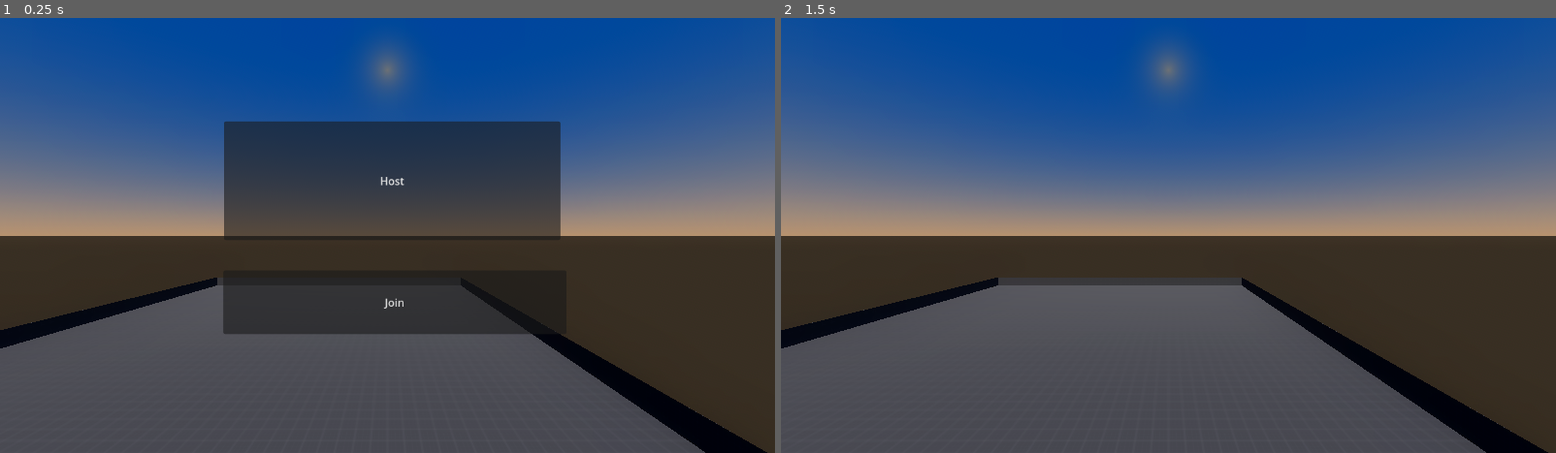
Above: before the commit, frames 1-2 (left to right).
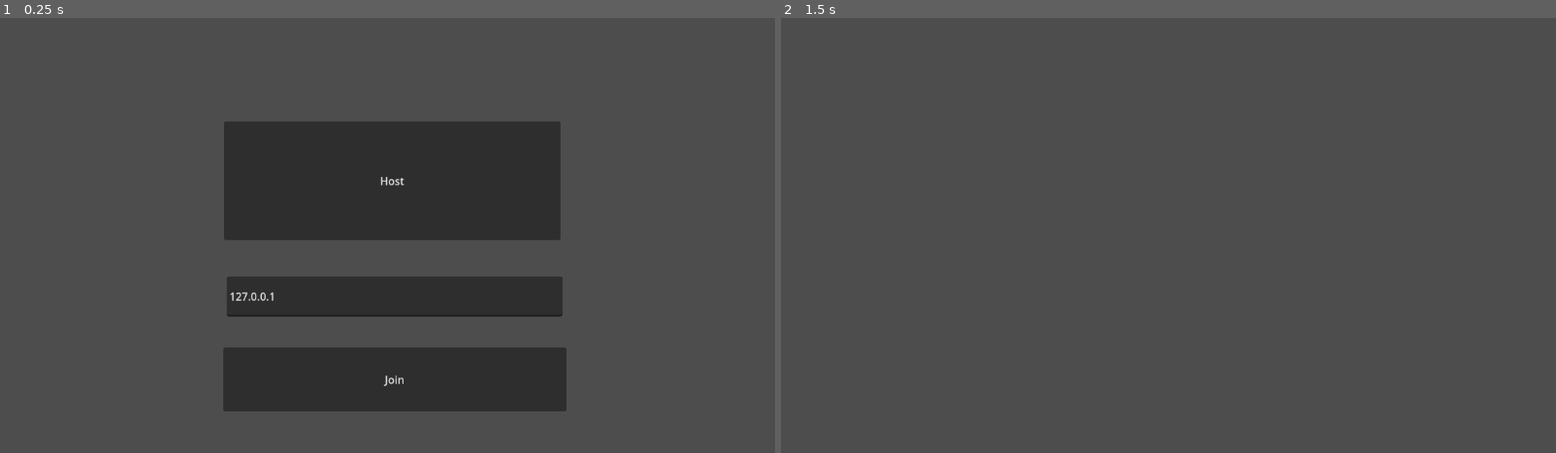
Above: after the commit, the same moments.

Repository: NoxLoveYa/Fire-Racer
Game: Godot game, scene res://Main.tscn
Two runs of this game, one before a commit and one after it. Both use one fixed random seed, a clock stepped at 60 frames per second and the inputs below.
Inputs:
- Up to frame 1 (0.25 s): no input
- Up to frame 2 (1.5 s): click "Join" at 0.5 s; tap Enter at 1.25 s; hold D (Turn Right) from 1.28 s (still down)

The runs differ from the first frame. In frame 1, 76% of the frame differs, in the area x 0-100%, y 0-100%; in frame 2, 72%.

Commit message:
[ADDED] full working players but fire broken

Diff:
--- a/Fire.tscn
+++ b/Fire.tscn
@@ -101,6 +101,23 @@
 
 [sub_resource type="QuadMesh" id="QuadMesh_347xb"]
 
+[sub_resource type="SceneReplicationConfig" id="SceneReplicationConfig_as3a7"]
+properties/0/path = NodePath("Fire:position")
+properties/0/spawn = true
+properties/0/replication_mode = 1
+properties/1/path = NodePath("Fire/StaticFlame:position")
+properties/1/spawn = true
+properties/1/replication_mode = 1
+properties/2/path = NodePath("Fire/Flames:position")
+properties/2/spawn = true
+properties/2/replication_mode = 1
+properties/3/path = NodePath("Fire/Smoke:position")
+properties/3/spawn = true
+properties/3/replication_mode = 1
+properties/4/path = NodePath("Fire/ParticulesFloating:position")
+properties/4/spawn = true
+properties/4/replication_mode = 1
+
 [node name="SceneRoot" type="Node3D"]
 
 [node name="World" type="Node" parent="."]
@@ -148,3 +165,6 @@
 lifetime = 2.0
 process_material = SubResource("ParticleProcessMaterial_jo10f")
 draw_pass_1 = SubResource("QuadMesh_347xb")
+
+[node name="MultiplayerSynchronizer" type="MultiplayerSynchronizer" parent="."]
+replication_config = SubResource("SceneReplicationConfig_as3a7")
--- a/FireMode.gd
+++ b/FireMode.gd
@@ -8,25 +8,27 @@
 @export var immunity_time: float = 4.5
 
 @export var player_scene: PackedScene
+@export var fire_scene: PackedScene
+
+var started = false
 
 ## The player that holds the flame
+var fire_instance: Node3D = null
 var fire_player: Node3D = null
-
-var fire = null
 
 # Called when the node enters the scene tree for the first time.
 func _ready():
-	fire = $Fire
 	pass # Replace with function body.
 
 # Called every frame. 'delta' is the elapsed time since the previous frame.
 func _process(_delta):
-	if fire_player == null:
-		fire.position = Vector3(0, -100, 0)
-	#else:
-		#fire.position = fire_player.position + get_node(fire_player.name + "/Player").position + Vector3(0, 1.5, 0)
-	pass
-
+	if not started or not multiplayer.is_server():
+		return
+	if (fire_instance == null):
+		fire_instance = $"fire"
+	if (not fire_player):
+		fire_player = $"1"
+	fire_instance.position = fire_player.position + Vector3(0, 1, 0)
 
 # Multiplayer
 var peer = ENetMultiplayerPeer.new()
@@ -37,16 +39,21 @@
 	multiplayer.peer_connected.connect(add_player)
 	add_player()
 	$CanvasLayer.hide()
+	started = true
 
 func _on_join_pressed():
-	peer.create_client("127.0.0.1", 1027)
+	peer.create_client($"CanvasLayer/IpEdit".text, 1027)
 	multiplayer.multiplayer_peer = peer
 	$CanvasLayer.hide()
 
 func add_player(id = 1):
-	var test = player_scene.instantiate()
-	test.name = str(id)
-	call_deferred("add_child", test)
+	var player = player_scene.instantiate()
+	player.name = str(id)
+	call_deferred("add_child", player)
+	var fire = fire_scene.instantiate()
+	fire.set_multiplayer_authority(1)
+	fire.name = "fire"
+	call_deferred("add_child", fire, true)
 
 func exit_game(id):
 	multiplayer.peer_disconnected.connect(del_player)
@@ -57,4 +64,5 @@
 
 @rpc("any_peer", "call_local")
 func _del_player(id):
+	pass
 	get_node(str(id))
--- a/Main.tscn
+++ b/Main.tscn
@@ -27,6 +27,7 @@
 [node name="SceneRoot" type="Node3D"]
 script = ExtResource("1_v47ww")
 player_scene = ExtResource("2_mx080")
+fire_scene = ExtResource("3_xi78q")
 
 [node name="Map" parent="." instance=ExtResource("1_rbais")]
 transform = Transform3D(2, 0, 0, 0, 2, 0, 0, 0, 2, 0, 0, 0)
@@ -38,16 +39,13 @@
 transform = Transform3D(1, 0, 0, 0, -0.676156, 0.736758, 0, -0.736758, -0.676156, 0, 6.71121, -11.7377)
 light_color = Color(1, 0.9825, 0.97, 1)
 
-[node name="Fire" parent="." instance=ExtResource("3_xi78q")]
-transform = Transform3D(1, 0, 0, 0, 1, 0, 0, 0, 1, 1.61447, 1.21561, -6.32009)
-
 [node name="CanvasLayer" type="CanvasLayer" parent="."]
 
 [node name="Join" type="Button" parent="CanvasLayer"]
 offset_left = 332.0
-offset_top = 376.0
+offset_top = 491.0
 offset_right = 842.0
-offset_bottom = 471.0
+offset_bottom = 586.0
 text = "Join
 "
 
@@ -59,12 +57,16 @@
 text = "Host
 "
 
+[node name="IpEdit" type="LineEdit" parent="CanvasLayer"]
+offset_left = 337.0
+offset_top = 385.0
+offset_right = 836.0
+offset_bottom = 445.0
+text = "127.0.0.1"
+
 [node name="MultiplayerSpawner" type="MultiplayerSpawner" parent="."]
-_spawnable_scenes = PackedStringArray("res://Player.tscn")
+_spawnable_scenes = PackedStringArray("res://Player.tscn", "res://Fire.tscn")
 spawn_path = NodePath("..")
-
-[node name="Camera3D" type="Camera3D" parent="."]
-transform = Transform3D(-1, 0, -8.74228e-08, 0, 1, 0, 8.74228e-08, 0, -1, 0, 6.15009, -17.997)
 
 [connection signal="pressed" from="CanvasLayer/Join" to="." method="_on_join_pressed"]
 [connection signal="pressed" from="CanvasLayer/Host" to="." method="_on_host_pressed"]
--- a/Player.gd
+++ b/Player.gd
@@ -17,13 +17,12 @@
 
 # Multiplayer
 func _enter_tree():
-	print("name: ", name)
 	set_multiplayer_authority(name.to_int())
+	position += Vector3(0, 2, 0)
 
 # Called when the node enters the scene tree for the first time.
 func _ready():
 	cam.current = is_multiplayer_authority()
-	print(name)
 	pass # Replace with function body.
 
 func apply_friction(delta):
@@ -54,13 +53,12 @@
 	transform.basis = transform.basis.rotated(steer_axis, steer_angle)
 
 func _physics_process(delta):
-	if is_multiplayer_authority() != true:
-		pass
-	if is_on_floor():
-		get_input()
-		steer_car()
-		apply_friction(delta)
-	else:
-		velocity.y += gravity * delta
-	velocity += acceleration * delta
-	move_and_slide()
+	if is_multiplayer_authority():
+		if is_on_floor():
+			get_input()
+			steer_car()
+			apply_friction(delta)
+		else:
+			velocity.y += gravity * delta
+		velocity += acceleration * delta
+		move_and_slide()
--- a/Player.tscn
+++ b/Player.tscn
@@ -7,29 +7,24 @@
 size = Vector3(0.976929, 0.603867, 1.31122)
 
 [sub_resource type="SceneReplicationConfig" id="SceneReplicationConfig_7c5gk"]
-properties/0/path = NodePath("Player:position")
+properties/0/path = NodePath(".:position")
 properties/0/spawn = true
 properties/0/replication_mode = 1
-properties/1/path = NodePath("Player:rotation")
+properties/1/path = NodePath(".:rotation")
 properties/1/spawn = true
 properties/1/replication_mode = 1
-properties/2/path = NodePath("Player/Camera3D:current")
-properties/2/spawn = true
-properties/2/replication_mode = 1
 
-[node name="SceneRoot" type="Node3D"]
-
-[node name="Player" type="CharacterBody3D" parent="."]
+[node name="Player" type="CharacterBody3D"]
 script = ExtResource("1_joyq2")
 
-[node name="Kart" parent="Player" instance=ExtResource("1_ulc6r")]
+[node name="Kart" parent="." instance=ExtResource("1_ulc6r")]
 transform = Transform3D(1, 0, 0, 0, 1, 0, 0, 0, 1, -0.036, 0, 0)
 
-[node name="Camera3D" type="Camera3D" parent="Player"]
+[node name="Camera3D" type="Camera3D" parent="."]
 transform = Transform3D(-1, 3.19744e-14, -8.74228e-08, -2.9398e-08, 0.941764, 0.336274, 8.23317e-08, 0.336274, -0.941764, -0.015, 0.959, -1.382)
 fov = 68.0
 
-[node name="CollisionShape3D" type="CollisionShape3D" parent="Player"]
+[node name="CollisionShape3D" type="CollisionShape3D" parent="."]
 transform = Transform3D(1, 0, 0, 0, 1, 0, 0, 0, 1, 0.0441284, 0.202976, 0.0767886)
 shape = SubResource("BoxShape3D_eq4ky")
 
Not shown: 1 places in Fire.tscn that only renumber resources
Not shown: 1 places in SimpleParticles.tres that only renumber resources
Not shown, added: export_presets.cfg
Not shown, added: bin/fire-racer.exe
Not shown, added: bin/fire-racer.pck
Not shown, added: bin/fire-racer.x86_64
